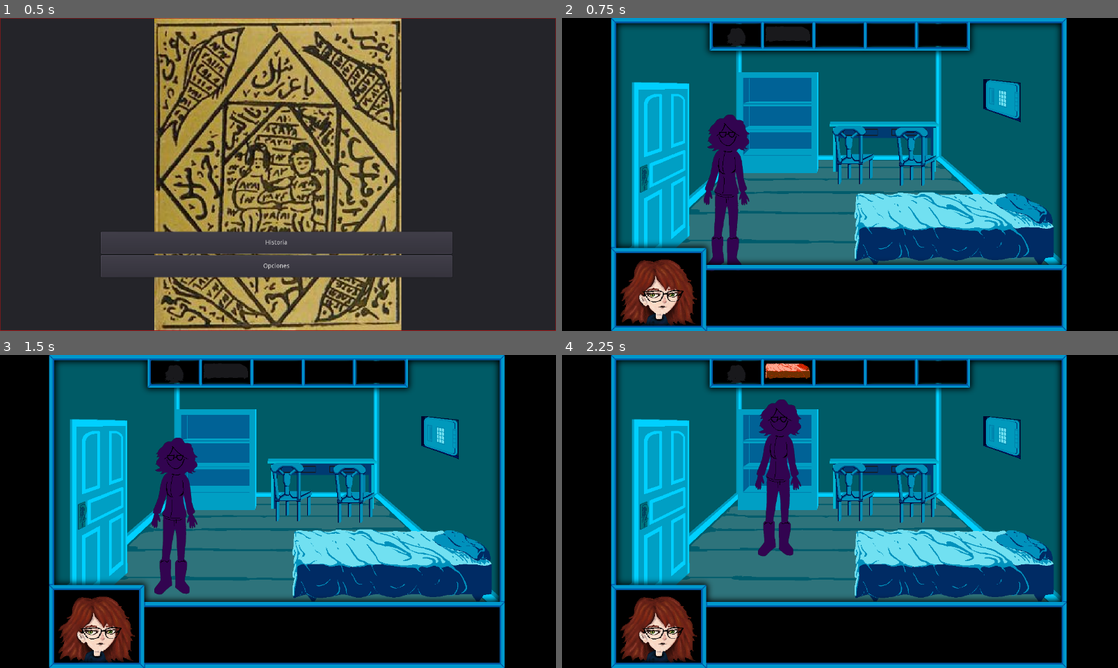
Above: before the commit, frames 1-4 (two rows, left to right).
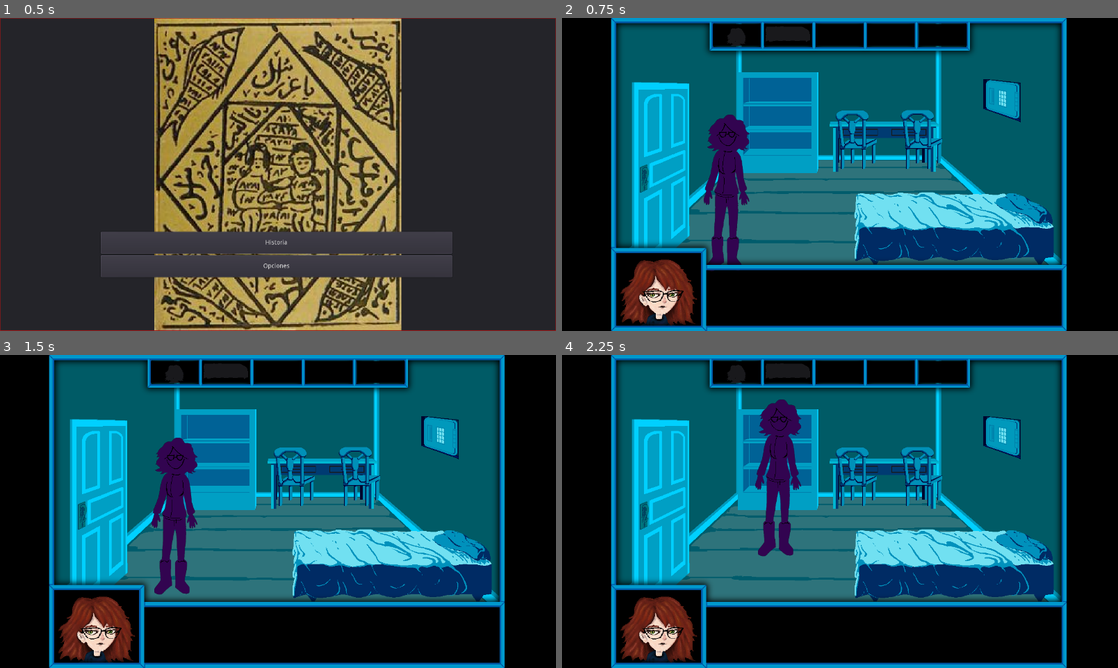
Above: after the commit, the same moments.

Repository: Jeremias-Pellegrino/DVWorkJam2022
Game: Godot game, scene res://Menu/Menu.tscn
The game is run twice, just before and just after one commit, with the same random seed, the same clock (stepped at 60 frames per second) and the same inputs.
Inputs (mouse positions are in pixels of both pictures, inside the frame that each line leads up to):
- Up to frame 1 (0.5 s): no input
- Up to frame 2 (0.75 s): click "Historia" at 0.5 s
- Up to frame 3 (1.5 s): tap Enter at 1.25 s; move the mouse to (216, 461) at 1.27 s; press the mouse at (216, 461) at 1.28 s
- Up to frame 4 (2.25 s): move the mouse to (951, 564) at 2.02 s; release the mouse at (951, 564) at 2.03 s; click (951, 564) at 2.1 s

Frame 1 is identical in both runs. In frame 2, 1.8% of the frame differs, in the area x 48-69%, y 29-54%; in frame 3, 1.8%; in frame 4, 2.2%, in the area x 36-69%, y 2-54%.
Error after the commit: Invalid get index 'objects' (on base: 'Node (Global.gd)'). (res://ClickableObject/ClickableObject.gd:27)

Commit message:
update singleton

Diff:
--- a/ClickableObject/ClickableObject.gd
+++ b/ClickableObject/ClickableObject.gd
@@ -30,7 +30,8 @@
 
 # no detecta la colision noc pocuå
 func _on_Area2D_area_entered(area):
-	var global = get_node("/root/Global")
-	global.objects.interacted["paper"] = true
-	print(global.objects.interacted)
+	if area is Margarete:
+		var global = get_node("/root/Global")
+		global.objects.interacted[self.name] = true
+		print(global.objects.interacted)
 #	emit_signal("didInspectObject","chair")
--- a/Game/Game.gd
+++ b/Game/Game.gd
@@ -3,20 +3,28 @@
 onready var dimension1Node = $Container/Dimension1
 onready var dimension2Node = $Container/Dimension2
 onready var global: Node = get_node("/root/Global")
-#con este InventoryControl updateamos el inventory y controlamos el flujo del juego
 
 var timer: Timer = Timer.new()
 var isCurrentDimension1 = true
 
 func _ready():
 	timer.connect("timeout", self,"switchDimension")
-	timer.set_wait_time(3.0)
+	timer.set_wait_time(30.0)
 	timer.set_one_shot(false)
 	add_child(timer)
-#	timer.start()
-#	global
+
+func startTimer():
+	timer.start()
+
+func stopTimer():
+	timer.stop()
 
 func switchDimension():
+	global.lifes -= 1
+	if global.lifes == 0:
+		#aca pierde se vuelve al meno o algo...
+		self.queue_free()
+
 	isCurrentDimension1 = not isCurrentDimension1
 	if isCurrentDimension1:
 		dimension2Node.hide()
--- a/Game/Game.tscn
+++ b/Game/Game.tscn
@@ -69,11 +69,11 @@
 texture = ExtResource( 18 )
 
 [node name="Silla2" parent="Container/Dimension1" instance=ExtResource( 13 )]
-position = Vector2( 672, 314 )
+position = Vector2( 679, 280 )
 texture = ExtResource( 11 )
 
 [node name="Tinta" parent="Container/Dimension1" instance=ExtResource( 13 )]
-position = Vector2( 815, 319 )
+position = Vector2( 829, 279 )
 texture = ExtResource( 11 )
 
 [node name="Inventory" type="Node2D" parent="Container"]
--- a/Global.gd
+++ b/Global.gd
@@ -1,26 +1,47 @@
 extends Node
 
 #var objectsDict = {"paper": false, "tint": false, "code": false, "chair":false}
+var lifes = 6
+var canTravel = false
 
 class Puzzles:
 	var availability = {"puz1": false, "puz2": false}
 
 # por que no puedo asignar objectsDict a interacted e inventory?
-class Objects:
-	var interacted = {"paper": false, "tint": false, "code": false, "chair":false}
+
+class Items:
+	var scene = {"paper": false, "tint": false, "code": false, "chair":false}
 	var inventory = {"paper": false, "tint": false, "code": false, "chair":false}
 
-var objects: Objects
+	func numberOfInteracted():
+			var numberOfInteracted = 0
+			for key in scene.keys():
+				if scene[key] == true:
+					numberOfInteracted += 1
+			return numberOfInteracted
+
+var items: Items
 var puzzles: Puzzles
 
 func _init():
-	objects = Objects.new()
+	items = Items.new()
 	puzzles = Puzzles.new()
 
-#func _ready():
+func didInteractWith(object):
 
-func updateInventory():
-	pass
+	if items.interacted.numberOfInteracted() == 6:
+		canTravel = true
+		# O DIRECTAMENTE LLAMAR A LA FUNCION
+		pass
+	else:
+		items.scene[object] = true
+		updateInventory(object)
+
+func updateInventory(object):
+	var possibleInventoryItem = items.inventory[object]
+	if possibleInventoryItem != null:
+		items.inventory[object] = true
+
 
 func didUnlockObject(withName):
 	print(withName)
--- a/Margarete/Margarete.gd
+++ b/Margarete/Margarete.gd
@@ -5,8 +5,8 @@
 enum state {
 	MOVE,
 	IDLE
+}
 
-}
 onready var animation: AnimatedSprite = $AnimatedSprite
 var speed = 200
 var speedVector = Vector2(speed,speed)
--- a/Menu/Menu.gd
+++ b/Menu/Menu.gd
@@ -5,8 +5,8 @@
 
 # Called when the node enters the scene tree for the first time.
 func _ready():
-	audioStreamPlayer.play()
-
+	#audioStreamPlayer.play()
+	pass
 
 func _input(event):
 	pass
